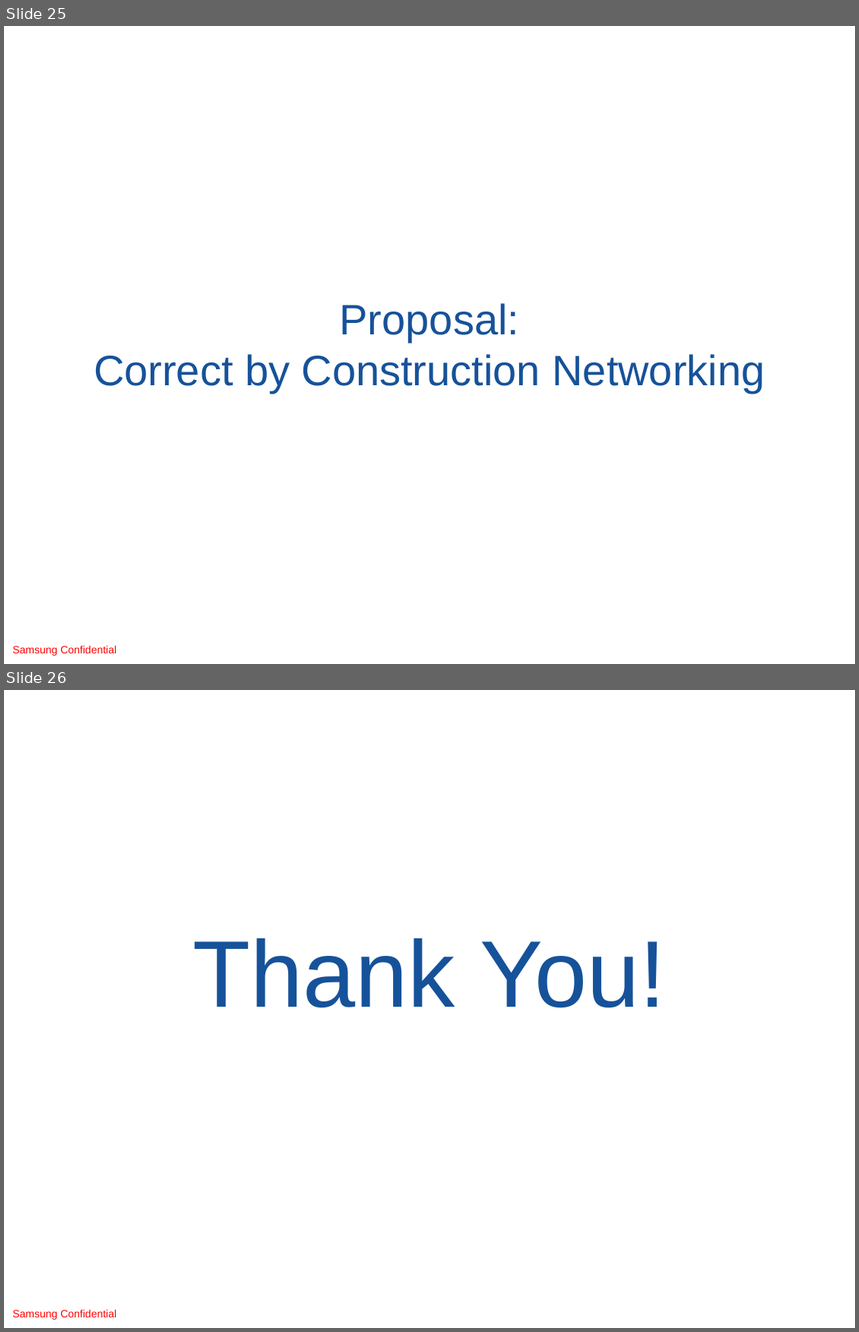
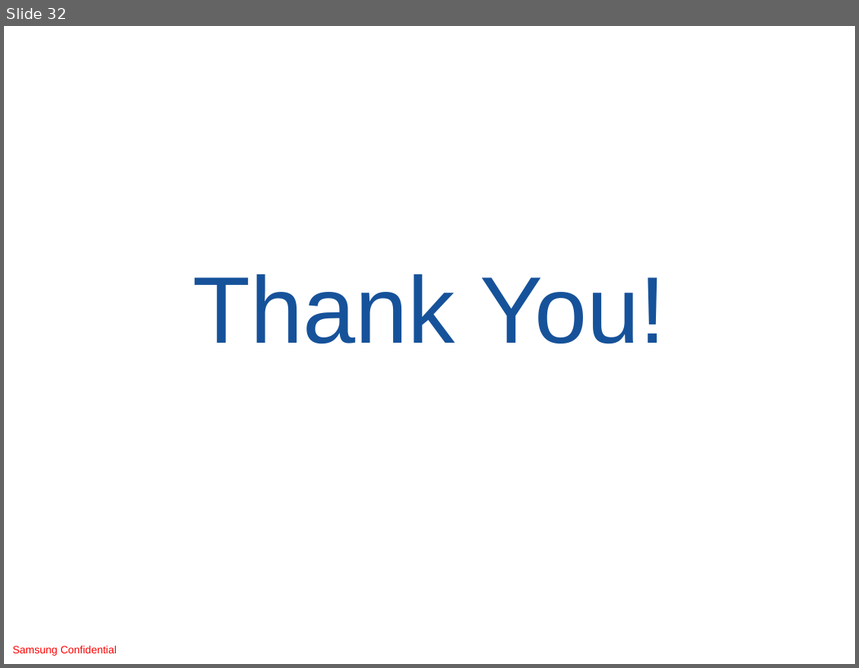
Before and after one commit to ryzhyk/cocoon, a slide deck: doc/distsys_talk_03_09_16.odp. Shown one above the other, each under a label of ours: slides 25 and 26 before the commit, slide 32 after it. The pictures are 859x1332 and 859x668 pixels, drawn with LibreOffice and Linux fonts; fonts in the diff are those of the drawing; background and template pictures are left out. Boxes give left, top, right and bottom in pixels: in the first picture for what was removed or moved away, otherwise in the second. Text is boxed around its words. In the diff, an @@ line names an element or a change of style, - is before the commit and + after.

```diff
--- a/doc/distsys_talk_03_09_16.odp
+++ b/doc/distsys_talk_03_09_16.odp
@@ slide 25 removed at <box>4,26,855,664</box>, background #FFFFFF; not listed: 1 template element that a slide beside it also shows @@
@@ title removed at <box>94,303,765,393</box> @@
-Proposal:
-Correct by Construction Networking
@@ what was slide 26 is now slide 32 @@
```
Also in this commit, not shown: 10 slides changed, 7 slides added.
